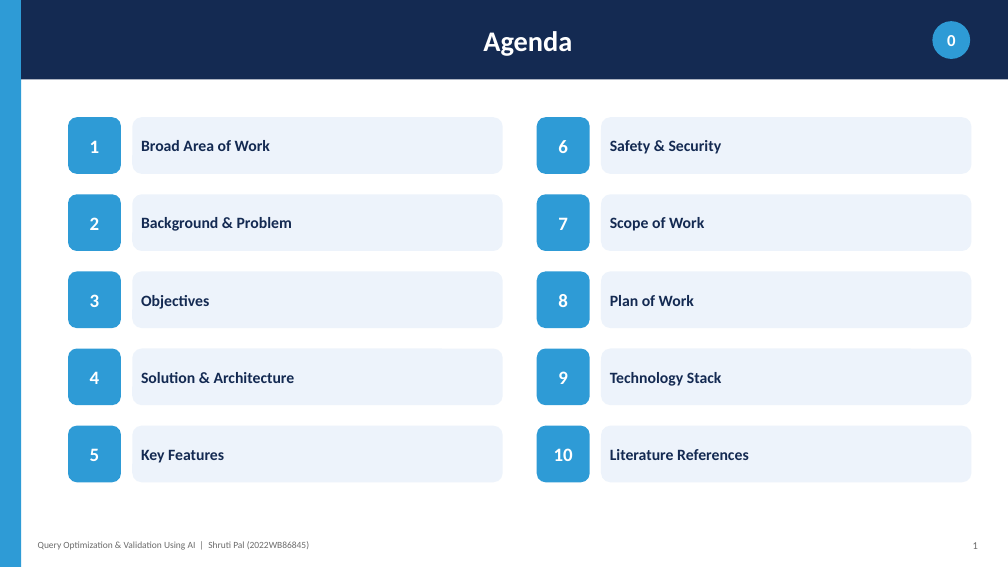
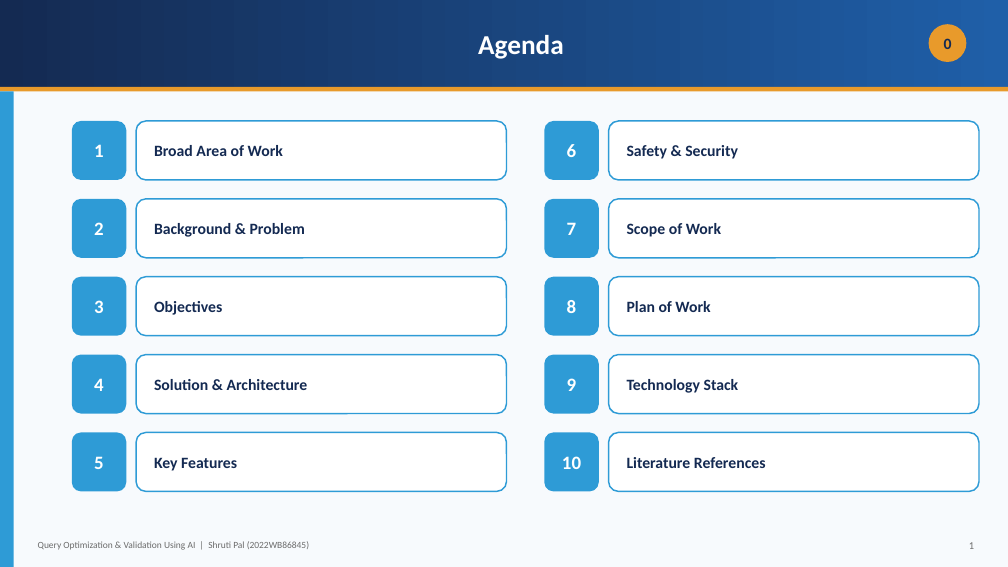
Before and after one commit to shreyanshx/AI-Query-Analyser-Validator, a slide deck: slide 2 of 2022wb86845 Dissertation Presentation.pptx. Drawn at 1008x567 pixels with LibreOffice and Linux fonts; fonts in the diff are those of the drawing. Boxes give left, top, right and bottom in pixels: in the first picture for what was removed or moved away, otherwise in the second. Text is boxed around its words. In the diff, an @@ line names an element or a change of style, - is before the commit and + after.

Commit message:
docs: redesign deck with gradient theme + image-based architecture/data-flow diagrams
Replace flat solid-colour slides with a gradient/layered theme and varied layouts. Architecture and data-flow diagrams are now rendered PNG images (embedded, not pptx shapes), with editable draw.io (.drawio) sources in assets/.

```diff
--- a/2022wb86845 Dissertation Presentation.pptx
+++ b/2022wb86845 Dissertation Presentation.pptx
@@ rectangle "Agenda": place and size @@
-rectangle "Agenda" at box(21, 0, 1008, 79)
+rectangle "Agenda" at box(0, 0, 1008, 87)
@@ rectangle "Agenda" at box(0, 0, 1008, 87): size 27 to 26 pt; fill #142A52 to gradient #142A52 to #1F5FA8 @@
@@ rectangle added at box(0, 0, 1008, 567), fill #F7FAFD @@
@@ ellipse "0": place and size @@
-ellipse "0" at box(932, 21, 970, 59)
+ellipse "0" at box(929, 24, 966, 62)
@@ ellipse "0" at box(929, 24, 966, 62): size 16 to 15 pt, text colour #FFFFFF to #142A52; fill #2E9BD6 to #E89A2B @@
@@ rectangle added at box(0, 87, 1008, 91), fill #E89A2B @@
@@ rectangle: place and size @@
-rectangle at box(0, 0, 21, 567)
+rectangle at box(0, 91, 14, 567)
@@ 15 rounded rectangles: place and size @@
-15 rounded rectangles at box(68, 117, 590, 482)
+15 rounded rectangles at box(72, 121, 599, 492)
@@ fill #EDF3FB to #FFFFFF; outline none to #2E9BD6 1.4 pt in 10 elements at box(136, 121, 507, 180), box(136, 199, 507, 258), box(136, 277, 507, 336), box(609, 121, 979, 180), box(136, 355, 507, 414), box(609, 199, 979, 258), box(136, 433, 507, 492), box(609, 277, 979, 336), box(609, 355, 979, 414), box(609, 433, 979, 492) @@
@@ 5 rounded rectangles: place and size @@
-5 rounded rectangles at box(601, 117, 972, 482)
+5 rounded rectangles at box(609, 121, 979, 492)
@@ text "1": place and size @@
-text "1" at box(973, 542, 978, 549)
+text "1" at box(969, 542, 974, 549)
```
Also in this commit, not shown: 13 other slides changed, 4 other files.
